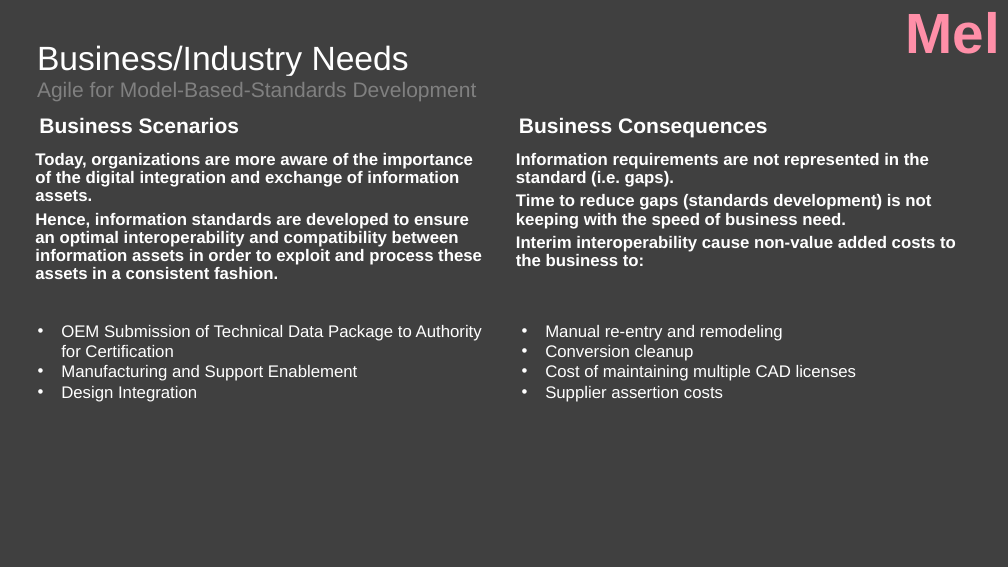
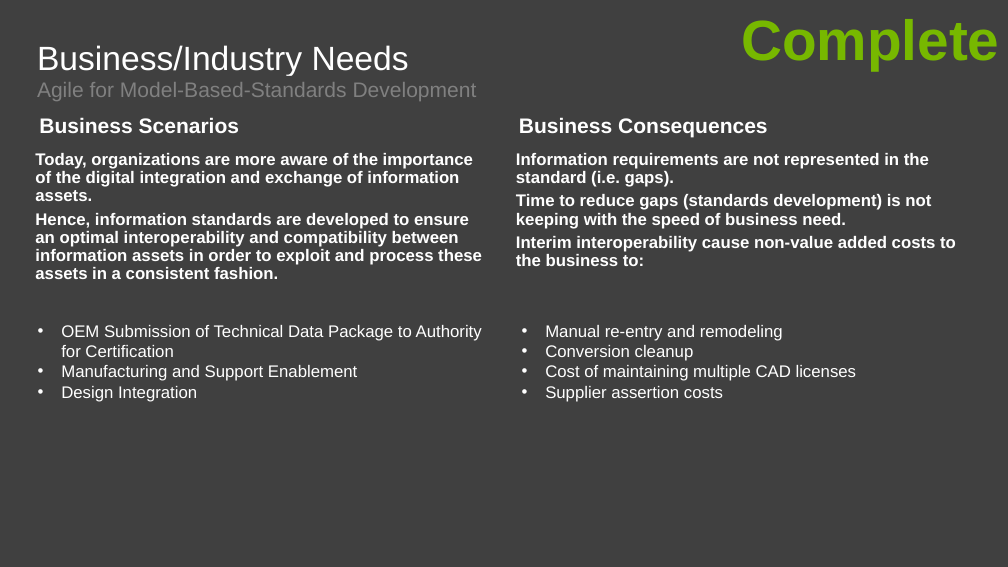
Before and after one commit to agile4mbsd/papers, a slide deck: slide 3 of 01 - Agile for Model-Based Standards Development/D - Presentations/PDES.Presentation.pptx. Drawn at 1008x567 pixels with LibreOffice and Linux fonts; fonts in the diff are those of the drawing; background and template pictures are left out. Boxes give left, top, right and bottom in pixels: in the first picture for what was removed or moved away, otherwise in the second. Text is boxed around its words. In the diff, an @@ line names an element or a change of style, - is before the commit and + after.

```diff
--- a/01 - Agile for Model-Based Standards Development/D - Presentations/PDES.Presentation.pptx
+++ b/01 - Agile for Model-Based Standards Development/D - Presentations/PDES.Presentation.pptx
@@ text added at [741, 19, 999, 70], 54 pt, text #77B800, bold @@
+Complete
@@ text removed at [905, 12, 999, 54] @@
-Mel
```
Also in this commit, not shown: 8 other slides changed.
